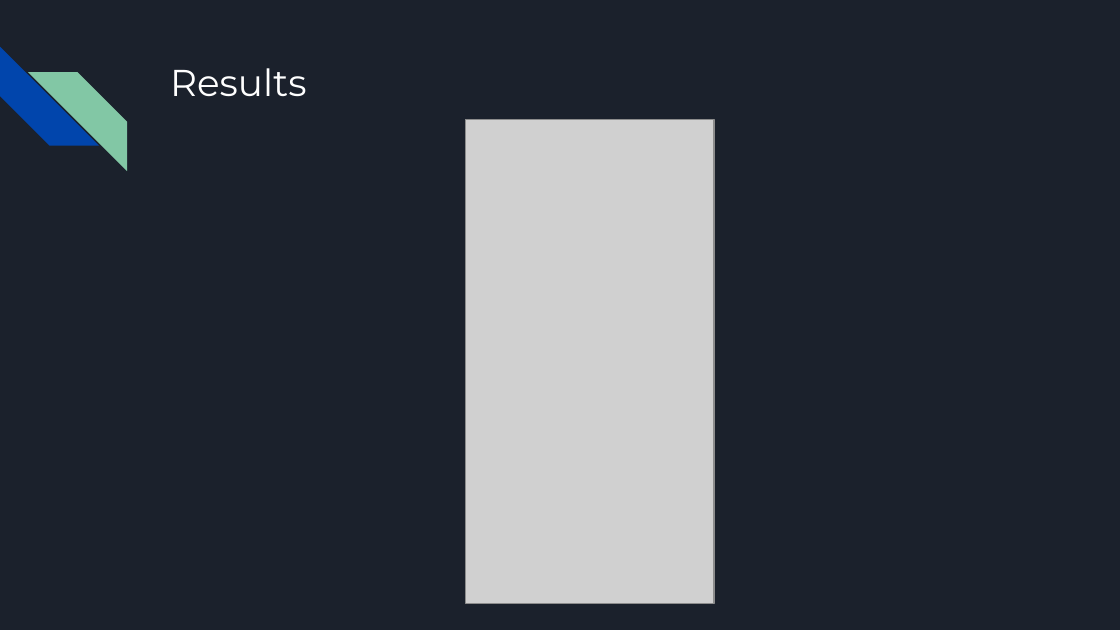
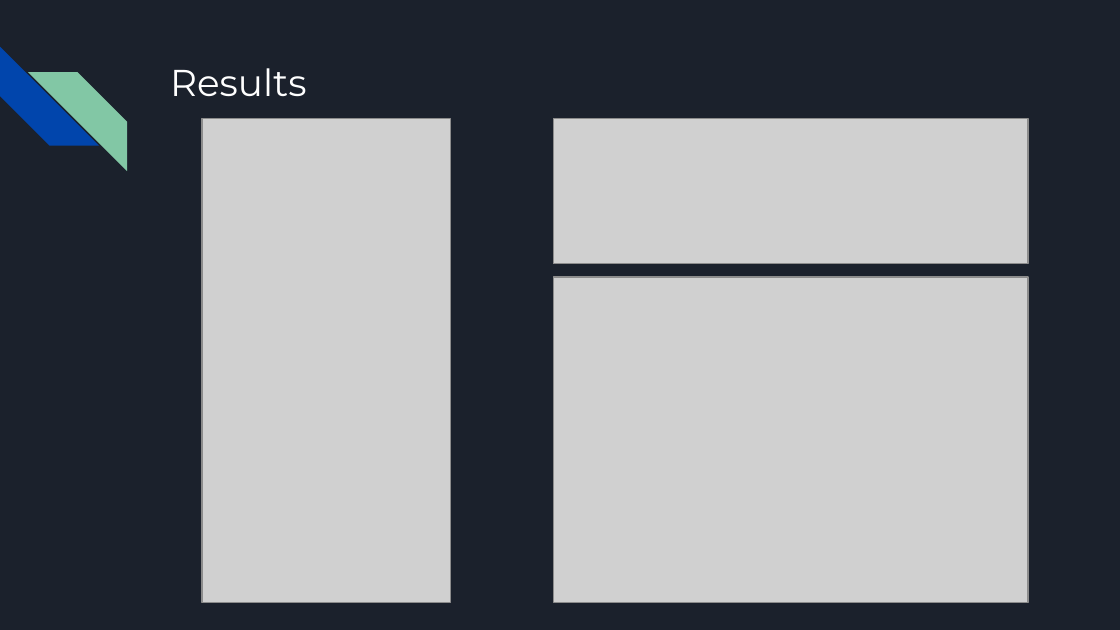
Before and after one commit to JCacho2007/Capstone, a slide deck: slide 10 of The Next Big Sound_ Using Data Science to Predict Hit Songs.pptx. Drawn at 1120x630 pixels with LibreOffice and Linux fonts; fonts in the diff are those of the drawing; grey boxes stand for pictures. Boxes give left, top, right and bottom in pixels: in the first picture for what was removed or moved away, otherwise in the second. Text is boxed around its words. In the diff, an @@ line names an element or a change of style, - is before the commit and + after.

Commit message:
Small change to PPT

```diff
--- a/The Next Big Sound_ Using Data Science to Predict Hit Songs.pptx
+++ b/The Next Big Sound_ Using Data Science to Predict Hit Songs.pptx
@@ picture: place and size @@
-picture at (466, 120, 715, 604)
+picture at (202, 119, 450, 603)
@@ picture added at (553, 119, 1028, 264) @@
@@ picture added at (553, 277, 1028, 601) @@
```
